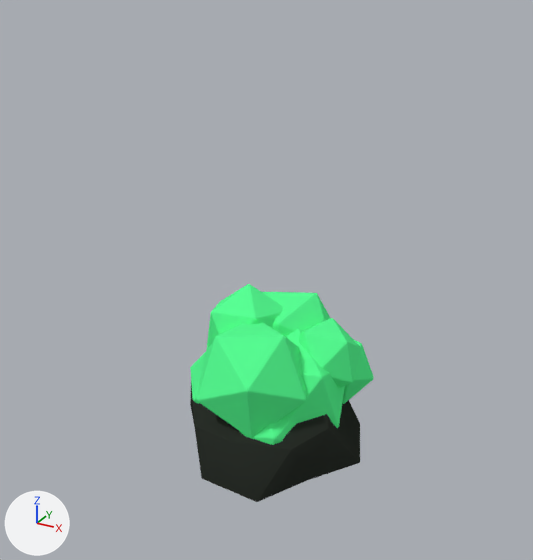
Renders of the Blender file Assets/Models/RoomObjects/Mineral/Lemergium.blend from each side of a commit.
The view is the same before and after, from a camera (50 mm lens) standing at (0.856, -1.586, 1.264) and looking at (0.015, -0.056, 0.499). Every picture has the same lights, and +X, +Y and +Z are marked at lower left.

Names of what the first picture shows: 'Catalyst.004', 'Lemergium'.
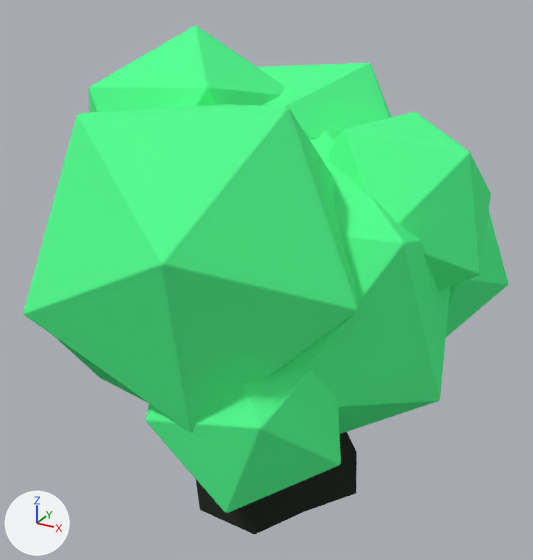
Changed parts and their boxes [x1, y1, x2, y2] in the pictures (533 x 560 px):
```json
{"object": "Lemergium", "change": "reshaped, turned", "before": [190, 284, 374, 445], "after": [23, 26, 508, 513]}
{"object": "Catalyst.004", "change": "deleted", "before": [190, 384, 360, 502], "on screen": "black"}
{"object": "Rock", "change": "added", "after": [196, 432, 357, 534], "on screen": "black"}
```

The change, as JSON lines over the scene's bpy script:
```json
{"block": "me_icosphere_001", "where": "me_icosphere_001.from_pydata(...)  # 132 vertices, 220 faces; spans x -0.087..0.283, y -0.238..0.17, z -0.094..0.292"}
{"block": "me_icosphere_001", "where": "# used by ob_lemergium; location = (0.0, 0.0, 0.0); rotation_euler = (-0.498, -0.645, 1.253), in degrees (-29, -37, 72); scale = (1.3, 1.3, 1.3)"}
{"block": "me_icosphere_001", "change": "me_icosphere_001 part 1: the whole mesh is multiplied about its middle by the matrix ((0.144, -1.859, 1.364), (1.0, 1.282, 1.642), (-2.078, 0.488, 0.884)), then moved by (0.224, 0.278, -0.217)"}
{"op": "add", "block": "me_circle_006_1", "code": ["me_circle_006_1 = bpy.data.meshes.new('Circle.006')", "me_circle_006_1.from_pydata(...)  # 26 vertices, 40 faces; spans x -0.163..0.197, y -0.259..0.2, z -0.246..0.324", "me_circle_006_1.polygons.foreach_set('use_smooth', [True] * 40)", "me_circle_006_1.materials.append(mat_rock)  # black #2b302a"]}
{"op": "remove", "block": "ob_catalyst_004", "code": ["ob_catalyst_004 = bpy.data.objects.new('Catalyst.004', me_circle_006)", "ob_catalyst_004.location = (0.0, 0.0, 0.0)", "ob_catalyst_004.rotation_euler = (0.0, 0.0, -0.904)  # degrees (0, 0, -52)", "ob_catalyst_004.scale = (1.22, 1.07, 0.995)", "_m = ob_catalyst_004.modifiers.new('Bevel', 'BEVEL')", "_m.width = 0.003", "_m.width_pct = 0.003", "_m.offset_type = 'WIDTH'", "_m.spread = 0.0"]}
{"op": "set", "path": "ob_lemergium.rotation_euler", "old": "(-0.498, -0.645, 1.253)", "new": "(-0.999, -2.28, 1.964)", "note": "degrees (-29, -37, 72) -> degrees (-57, -131, 113)"}
{"op": "add", "block": "ob_rock", "code": ["ob_rock = bpy.data.objects.new('Rock', me_circle_006_1)", "ob_rock.location = (-0.001, 0.022, -0.02)", "ob_rock.rotation_euler = (1.571, 0.904, 0.0)  # degrees (90, 52, 0)", "ob_rock.scale = (1.22, 1.07, 0.995)", "_m = ob_rock.modifiers.new('Bevel', 'BEVEL')", "_m.width = 0.003", "_m.width_pct = 0.003", "_m.offset_type = 'WIDTH'", "_m.spread = 0.0"]}
```
